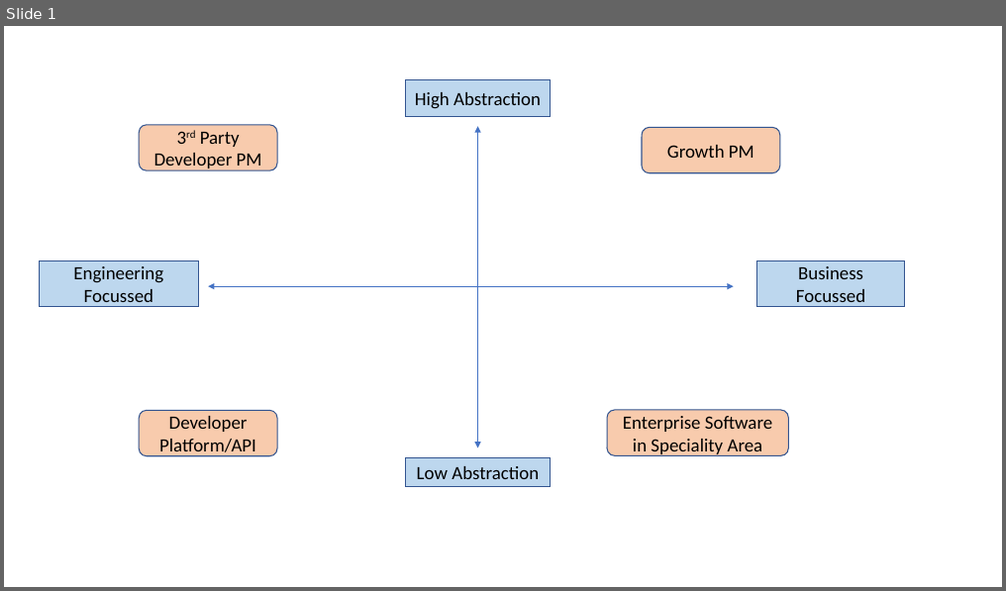
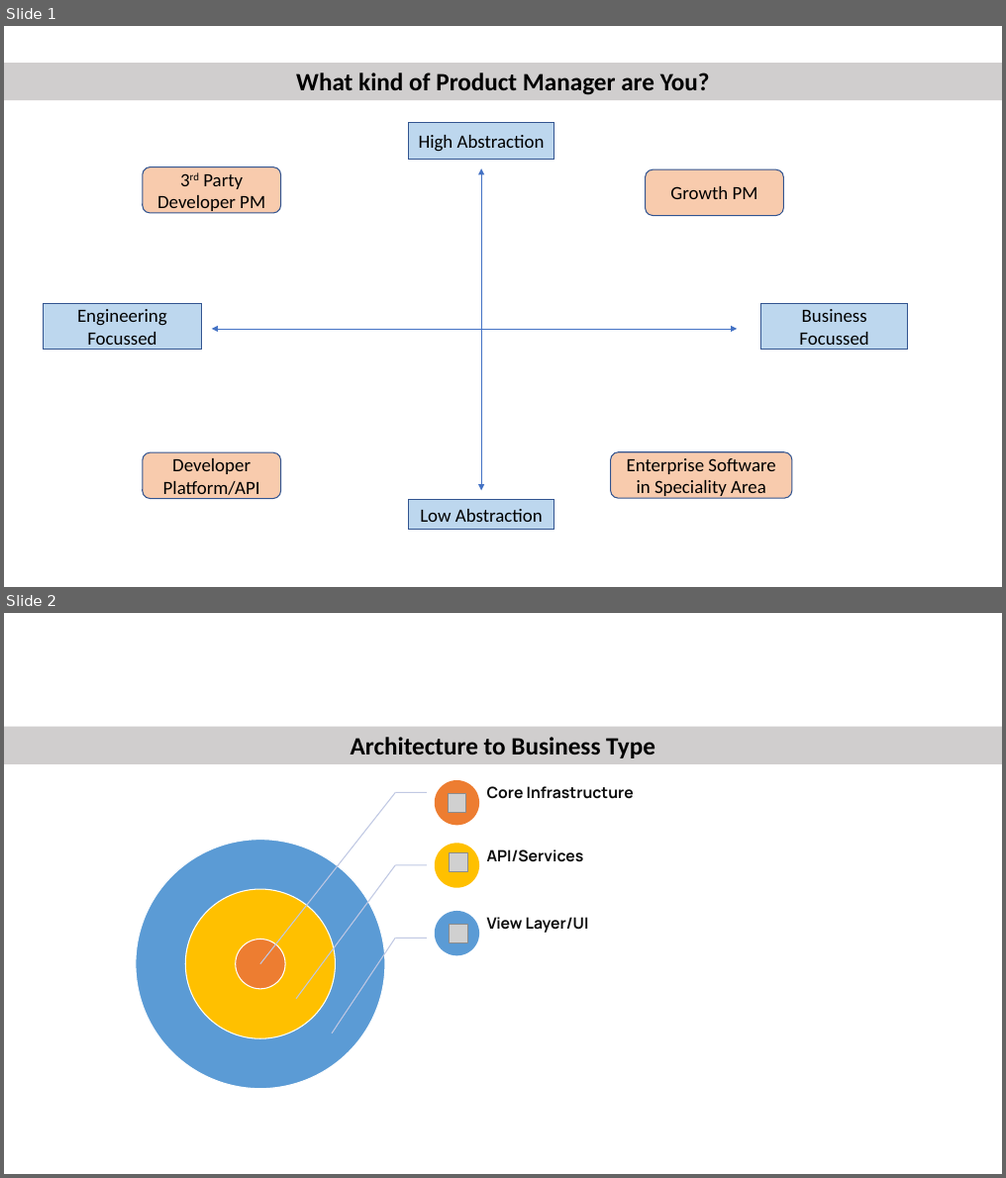
Before and after one commit to hbk91/DigitalProductManagement_Prof_AlexCowan_UVADarden, a slide deck: Course1/Course1_Images/Pics_Creation.pptx. Shown one above the other, each under a label of ours: slide 1 before the commit, slides 1 and 2 after it. The pictures are 1006x591 and 1006x1178 pixels, drawn with LibreOffice and Linux fonts; fonts in the diff are those of the drawing; grey boxes stand for pictures. Boxes give left, top, right and bottom in pixels: in the first picture for what was removed or moved away, otherwise in the second. Text is boxed around its words. In the diff, an @@ line names an element or a change of style, - is before the commit and + after.

```diff
--- a/Course1/Course1_Images/Pics_Creation.pptx
+++ b/Course1/Course1_Images/Pics_Creation.pptx
@@ slide 2 added at <box>4,613,1002,1174</box>, background #FFFFFF @@
@@ group added at <box>4,727,1002,1088</box>: 6 ellipses, 6 lines, 3 texts, 3 pictures, 1 rectangle @@
+Core Infrastructure
+API/Services
+View Layer/UI
+Architecture to Business Type
@@ picture added at <box>449,855,467,873</box> @@
@@ picture added at <box>447,925,465,943</box> @@
@@ slide 1 changed as well @@
@@ rectangle added at <box>4,63,1002,100</box>, fill #D0CECE, 24 pt, text #000000, bold @@
+What kind of Product Manager are You?
@@ 4 rectangles, 3 rounded rectangles, 2 double arrows: place and size @@
-4 rectangles, 3 rounded rectangles, 2 double arrows at <box>40,80,905,487</box>
+4 rectangles, 3 rounded rectangles, 2 double arrows at <box>43,123,908,530</box>
@@ rounded rectangle "Developer Platform/API": place and size @@
-rounded rectangle "Developer Platform/API" at <box>139,411,277,457</box>
+rounded rectangle "Developer Platform/API" at <box>143,453,281,498</box>
```
Also in this commit, not shown: 4 other files.
